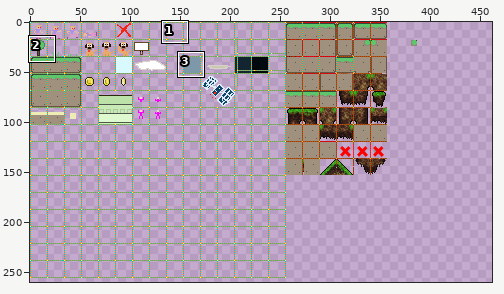
File history of a sprite sheet, Core/Content/sprites.png. Above: a wide view before the commit, with the close-up outlined.
Close-up. Old version:
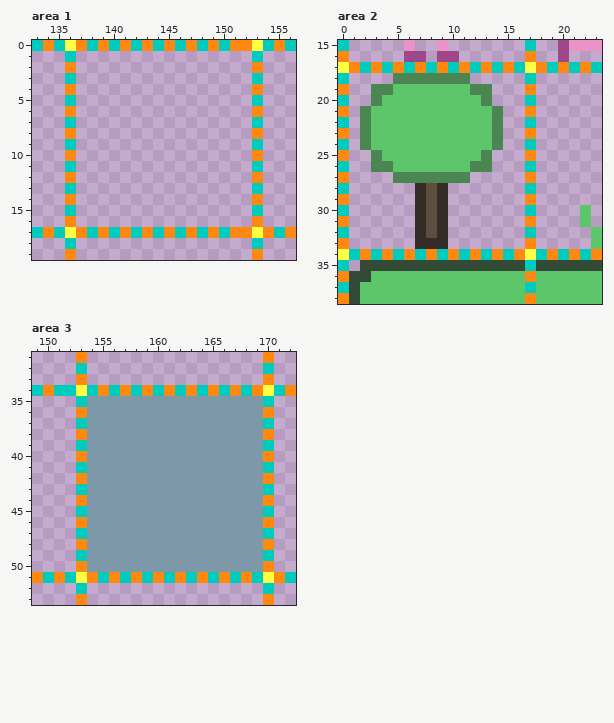
The file is 512x512 pixels. Pixels under 10% opacity are left out. Colours within 5 levels of each other are drawn and written as one. Shown: area 1: x 133..156, y 0..19; area 2: x 0..23, y 15..38; area 3: x 149..172, y 31..53. The wide view leaves out empty margins. The commit also changed other parts of the picture, which this record leaves out.
And afterwards:
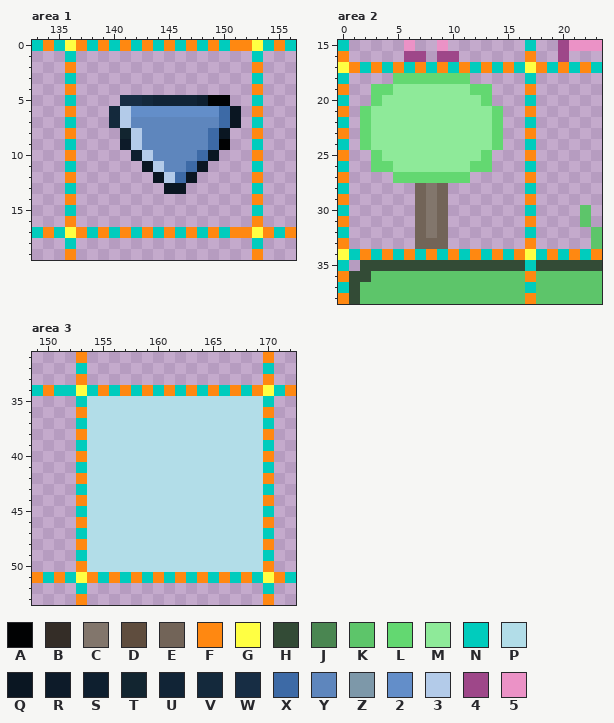
Palette (. is transparent): A #010203  B #342d27  C #82766c  D #5f4d3e  E #726458  F #ff8811  G #ffff43  H #334b36  J #4a8651  K #5dc56a  L #63d871  M #8eea99  N #00ccbd  P #b2dde8  Q #0a1622  R #0d1b29  S #0e1f2f  T #122530  U #112436  V #14293c  W #172d44  X #3d6aa6  Y #5e86bd  Z #7d98a9  2 #638ec9  3 #b3cbe9  4 #9e4789  5 #eb92c6
Changes in this commit:
Changed rows in their new state; - is an unchanged pixel.
Area 1:
first column x 140:
 5 -WWVUUUUSAA-
 6 V322222222XQ
 7 V3YYYYYYYYXQ
 8 -T3YYYYYYXQ-
 9 -R3YYYYYYXA-
10 --S3YYYYXQ--
11 ---Q3YYXQ---
12 ----Q3XQ----
13 -----QQ-----
Area 2:
first column x 2:
18 ---LLLLLLL---
19 -LLMMMMMMMLL-
20 -LMMMMMMMMML-
21 LMMMMMMMMMMML
22 LMMMMMMMMMMML
23 LMMMMMMMMMMML
24 LMMMMMMMMMMML
25 -LMMMMMMMMML-
26 -LLMMMMMMMLL-
27 ---LLLLLLL---
28 -----ECE-----
29 -----ECE-----
30 -----ECE-----
31 -----ECE-----
32 -----ECE-----
33 -----EEE-----
Area 3:
first column x 154:
35 PPPPPPPPPPPPPPPP
36 PPPPPPPPPPPPPPPP
37 PPPPPPPPPPPPPPPP
38 PPPPPPPPPPPPPPPP
39 PPPPPPPPPPPPPPPP
40 PPPPPPPPPPPPPPPP
41 PPPPPPPPPPPPPPPP
42 PPPPPPPPPPPPPPPP
43 PPPPPPPPPPPPPPPP
44 PPPPPPPPPPPPPPPP
45 PPPPPPPPPPPPPPPP
46 PPPPPPPPPPPPPPPP
47 PPPPPPPPPPPPPPPP
48 PPPPPPPPPPPPPPPP
49 PPPPPPPPPPPPPPPP
50 PPPPPPPPPPPPPPPP
Boxes around the changes in both close-ups, in picture pixels (x1, y1, x2, y2):
added: (109, 95, 241, 194)
changed: (360, 73, 503, 249)
changed: (87, 396, 263, 572)
